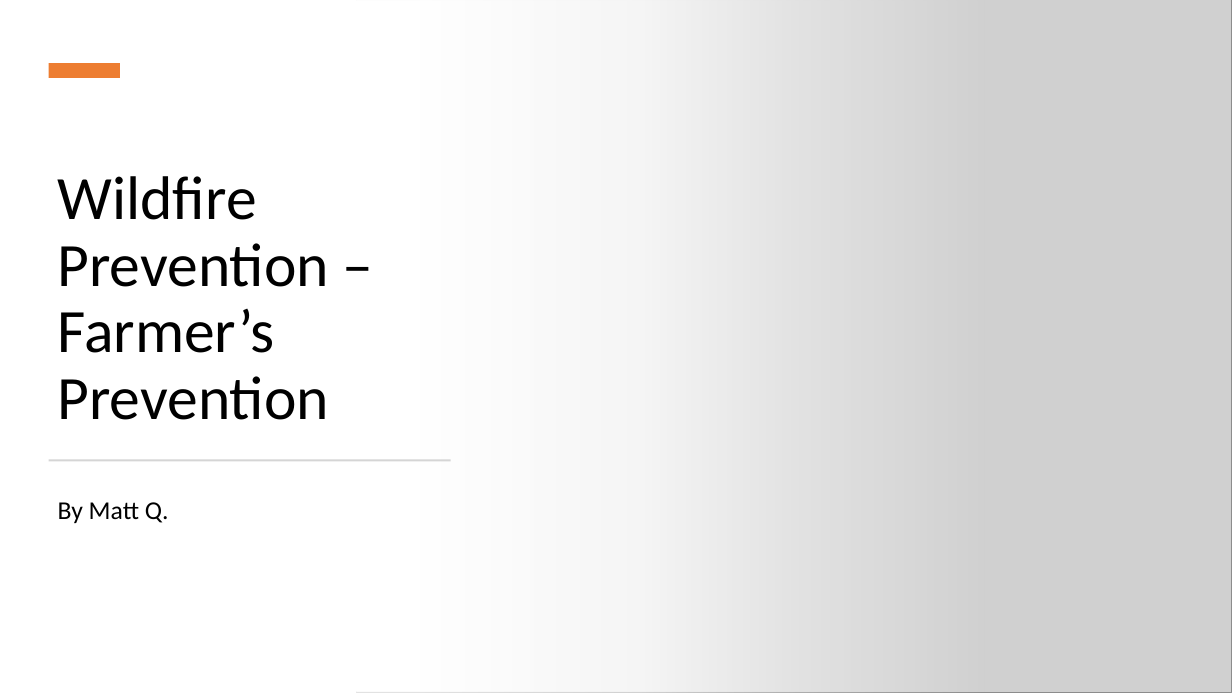
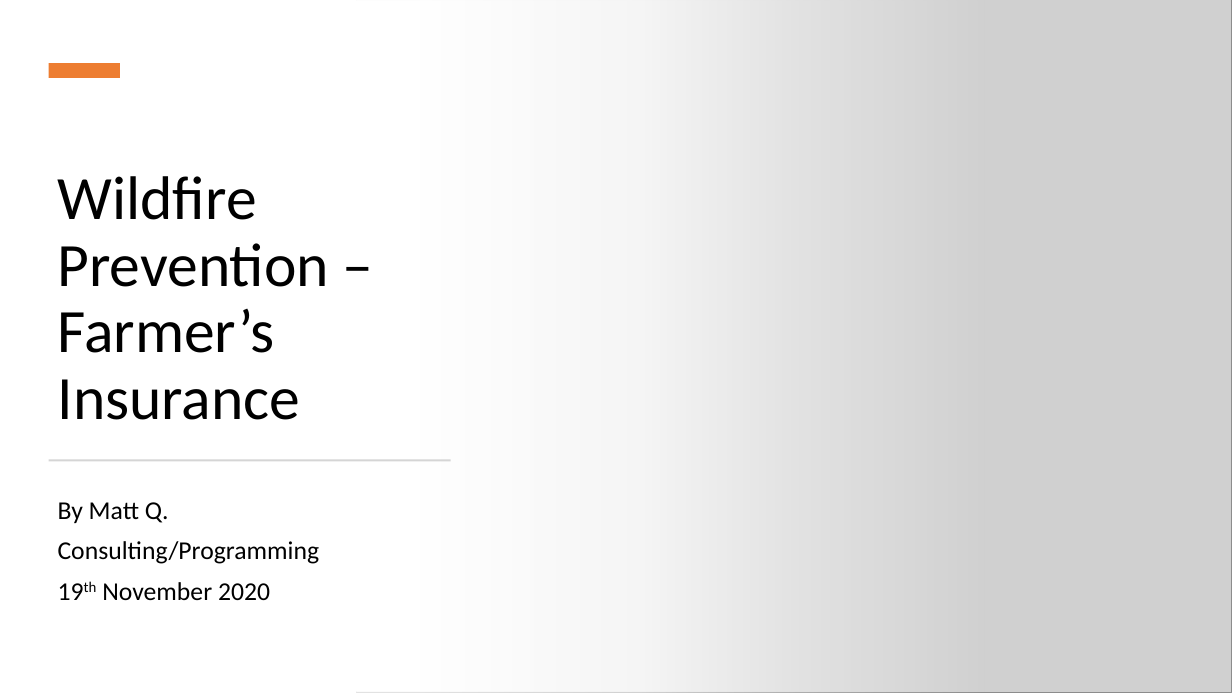
Before and after one commit to N3uralN3twork/Consulting, a slide deck: slide 1 of Farmers Insurance Case Study/Farmer’s Insurance Presentation.pptx. Drawn at 1232x693 pixels with LibreOffice and Linux fonts; fonts in the diff are those of the drawing; grey boxes stand for pictures. Boxes give left, top, right and bottom in pixels: in the first picture for what was removed or moved away, otherwise in the second. Text is boxed around its words. In the diff, an @@ line names an element or a change of style, - is before the commit and + after.

Commit message:
20th November 2020

```diff
--- a/Farmers Insurance Case Study/Farmer’s Insurance Presentation.pptx
+++ b/Farmers Insurance Case Study/Farmer’s Insurance Presentation.pptx
@@ title at [58,176,329,420]: text changed @@
-Wildfire Prevention – Farmer’s Prevention
+Wildfire Prevention – Farmer’s Insurance
@@ subtitle at [58,541,320,600]: paragraphs added @@
+Consulting/Programming
+19th November 2020
```
Also in this commit, not shown: 3 other slides changed, 3 slides added, 1 slide removed, 9 other files.
